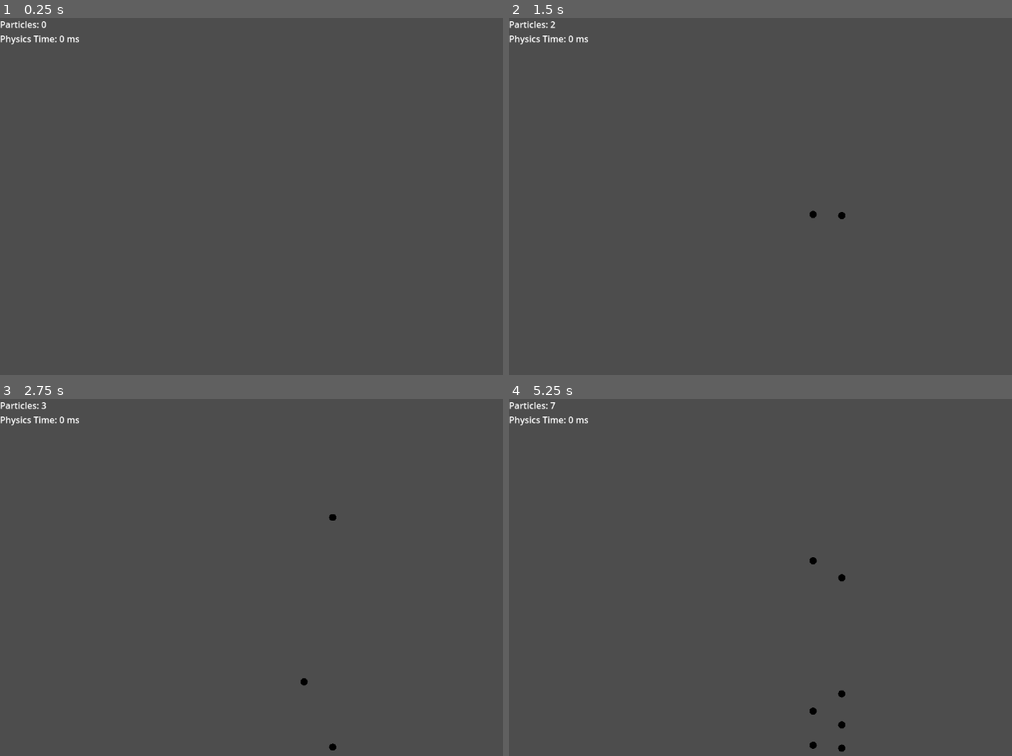
Above: before the commit, frames 1-4 (two rows, left to right).
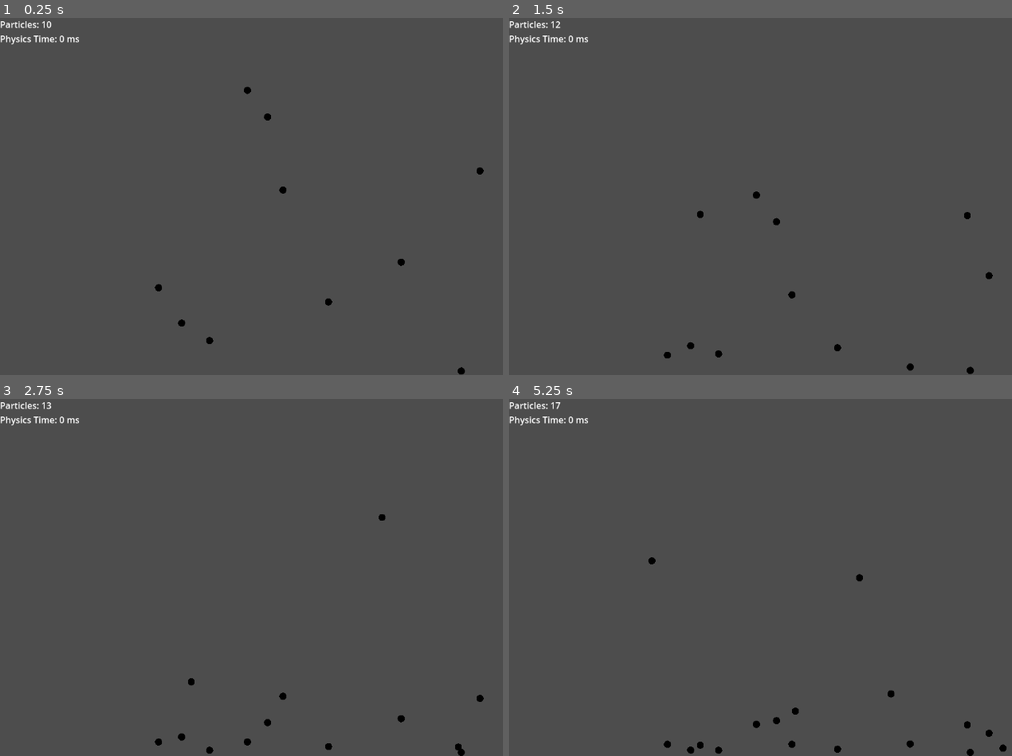
Above: after the commit, the same moments.

Repository: BoonyakornTanrattanakorn/SmoothedParticleHydrodynamics
Game: Godot game, scene res://main.tscn
The game is run twice, just before and just after one commit, with the same random seed, the same clock (stepped at 60 frames per second) and the same inputs.
Inputs (mouse positions are in pixels of both pictures, inside the frame that each line leads up to):
- Up to frame 1 (0.25 s): no input
- Up to frame 2 (1.5 s): move the mouse to (966, 178) at 0.52 s; click (966, 178) at 0.67 s; move the mouse to (700, 214) at 1.27 s; click (700, 214) at 1.42 s
- Up to frame 3 (2.75 s): move the mouse to (382, 498) at 2.02 s; click (382, 498) at 2.17 s
- Up to frame 4 (5.25 s): move the mouse to (795, 648) at 2.77 s; click (795, 648) at 2.92 s; move the mouse to (outside the picture) at 3.52 s; click (outside the picture) at 3.67 s; move the mouse to (634, 523) at 4.27 s; click (634, 523) at 4.42 s; move the mouse to (861, 577) at 5.02 s; click (861, 577) at 5.17 s

The runs differ from the first frame. In frame 1, 0.3% of the frame differs, in the area x 8-97%, y 0-100%; in frame 2, 0.4%; in frame 3, 0.4%; in frame 4, 0.6%, in the area x 8-99%, y 0-100%.
Error in both runs: Cannot call method 'shader_create_from_spirv' on a null value. (res://Density/density.gd:7)

Commit message:
feat: complete pressure force compute shader

Diff:
--- a/PressureForce/pressureForce.gd
+++ b/PressureForce/pressureForce.gd
@@ -15,7 +15,7 @@
 static func _calculate_array(particle_position_array: PackedVector2Array,
 							particle_density_array: PackedFloat32Array) -> PackedVector2Array:
 	var pressure_force: PackedVector2Array
-	if Global.use_gpu && false:
+	if Global.use_gpu:
 		pressure_force = _calculate_gpu(particle_position_array, particle_density_array)
 	else:
 		pressure_force = _calculate_cpu(particle_position_array, particle_density_array)
@@ -42,62 +42,72 @@
 			 * Global.particle_mass / density
 	return pressure_force
 
+# TODO: I think it's possible to do this in the same compute shader as density
 static func _calculate_gpu(particle_position_array: PackedVector2Array,
 						particle_density_array: PackedFloat32Array) -> PackedVector2Array:
-	return PackedVector2Array()
-	#if particle_position_array.size() == 0 or particle_position_array == null or \
-		#particle_density_array.size() == 0 or particle_density_array == null:
-		#return PackedVector2Array()
-	#
-	## Position buffer (binding = 0)
-	#var position_bytes := particle_position_array.to_byte_array()
-	#var position_buffer := rd.storage_buffer_create(position_bytes.size(), position_bytes)
-#
-	#var position_uniform := RDUniform.new()
-	#position_uniform.uniform_type = RenderingDevice.UNIFORM_TYPE_STORAGE_BUFFER
-	#position_uniform.binding = 0
-	#position_uniform.add_id(position_buffer)
-#
-	## Density buffer (binding = 1)
-	#var density_input := PackedFloat32Array()
-	#density_input.resize(particle_position_array.size())
-	#var density_bytes := density_input.to_byte_array()
-	#var density_buffer := rd.storage_buffer_create(density_bytes.size(), density_bytes)
-#
-	#var density_uniform := RDUniform.new()
-	#density_uniform.uniform_type = RenderingDevice.UNIFORM_TYPE_STORAGE_BUFFER
-	#density_uniform.binding = 1
-	#density_uniform.add_id(density_buffer)
-#
-	## Param buffer (binding = 2)
-	#var param := PackedFloat32Array([Global.particle_mass, particle_position_array.size(), Global.smoothing_length])
-	#var param_bytes := param.to_byte_array()
-	#var param_buffer := rd.storage_buffer_create(param_bytes.size(), param_bytes)
-#
-	#var param_uniform := RDUniform.new()
-	#param_uniform.uniform_type = RenderingDevice.UNIFORM_TYPE_STORAGE_BUFFER
-	#param_uniform.binding = 2
-	#param_uniform.add_id(param_buffer)
-#
-	## uniform set for set = 0
-	#var uniform_set := rd.uniform_set_create(
-		#[position_uniform, density_uniform, param_uniform],
-		#density_compute_shader,
-		#0
-	#)
-#
-	## dispatch compute shader
-	#var compute_list := rd.compute_list_begin()
-	#rd.compute_list_bind_compute_pipeline(compute_list, density_compute_pipeline)
-	#rd.compute_list_bind_uniform_set(compute_list, uniform_set, 0)
-	#rd.compute_list_dispatch(compute_list, particle_position_array.size(), 1, 1)
-	#rd.compute_list_end()
-#
-	#rd.submit()
-	## we can actually do other CPU tasks here while GPU is working
-	#rd.sync()
-#
-	## read back density buffer
-	#var density_output_bytes := rd.buffer_get_data(density_buffer)
-	#var density_output := density_output_bytes.to_float32_array()
-	#return density_output
+	if particle_position_array.size() == 0 or particle_position_array == null or \
+		particle_density_array.size() == 0 or particle_density_array == null:
+		return PackedVector2Array()
+
+	# Position buffer (binding = 0)
+	var position_bytes := particle_position_array.to_byte_array()
+	var position_buffer := rd.storage_buffer_create(position_bytes.size(), position_bytes)
+
+	var position_uniform := RDUniform.new()
+	position_uniform.uniform_type = RenderingDevice.UNIFORM_TYPE_STORAGE_BUFFER
+	position_uniform.binding = 0
+	position_uniform.add_id(position_buffer)
+
+	# Density buffer (binding = 1)
+	var density_bytes := particle_density_array.to_byte_array()
+	var density_buffer := rd.storage_buffer_create(density_bytes.size(), density_bytes)
+
+	var density_uniform := RDUniform.new()
+	density_uniform.uniform_type = RenderingDevice.UNIFORM_TYPE_STORAGE_BUFFER
+	density_uniform.binding = 1
+	density_uniform.add_id(density_buffer)
+
+	# Pressure force buffer (binding = 2)
+	var pressure_force_input := PackedVector2Array()
+	pressure_force_input.resize(particle_position_array.size())
+	var pressure_force_bytes := pressure_force_input.to_byte_array()
+	var pressure_force_buffer := rd.storage_buffer_create(pressure_force_bytes.size(), pressure_force_bytes)
+
+	var pressure_force_uniform := RDUniform.new()
+	pressure_force_uniform.uniform_type = RenderingDevice.UNIFORM_TYPE_STORAGE_BUFFER
+	pressure_force_uniform.binding = 2
+	pressure_force_uniform.add_id(pressure_force_buffer)
+
+	# Param buffer (binding = 3)
+	var param := PackedFloat32Array([Global.particle_mass, particle_position_array.size(), \
+	Global.smoothing_length, Global.gas_constant, Global.rest_density])
+	var param_bytes := param.to_byte_array()
+	var param_buffer := rd.storage_buffer_create(param_bytes.size(), param_bytes)
+
+	var param_uniform := RDUniform.new()
+	param_uniform.uniform_type = RenderingDevice.UNIFORM_TYPE_STORAGE_BUFFER
+	param_uniform.binding = 3
+	param_uniform.add_id(param_buffer)
+
+	# uniform set for set = 0
+	var uniform_set := rd.uniform_set_create(
+		[position_uniform, density_uniform, pressure_force_uniform, param_uniform],
+		pressure_force_compute_shader,
+		0
+	)
+
+	# dispatch compute shader
+	var compute_list := rd.compute_list_begin()
+	rd.compute_list_bind_compute_pipeline(compute_list, pressure_force_compute_pipeline)
+	rd.compute_list_bind_uniform_set(compute_list, uniform_set, 0)
+	rd.compute_list_dispatch(compute_list, particle_position_array.size(), 1, 1)
+	rd.compute_list_end()
+
+	rd.submit()
+	# we can actually do other CPU tasks here while GPU is working
+	rd.sync ()
+
+	# read back pressure force buffer
+	var pressure_force_output_bytes := rd.buffer_get_data(pressure_force_buffer)
+	var pressure_force_output := pressure_force_output_bytes.to_vector2_array()
+	return pressure_force_output
--- a/global.gd
+++ b/global.gd
@@ -1,7 +1,7 @@
 extends Node2D
 
 var gravity = Vector2(0, 9.81)
-var box_dimension = Vector2(1, 10)
+var box_dimension = Vector2(10, 10)
 var particle_radius : float = 0.1
 var particle_color = Color(0.0, 0.0, 1.0, 1.0)
 var gas_constant : float = 10.0
--- a/main.gd
+++ b/main.gd
@@ -4,7 +4,7 @@
 
 var particle_position_array: PackedVector2Array = []
 var particle_velocity_array: PackedVector2Array = []
-var initial_particle_num = 0
+var initial_particle_num = 10
 
 var particle_num = 0
 
Not shown, removed: Pressure/pressure_compute_shader.glsl
Not shown, changed: PressureForce/pressure_force_compute_shader.glsl
